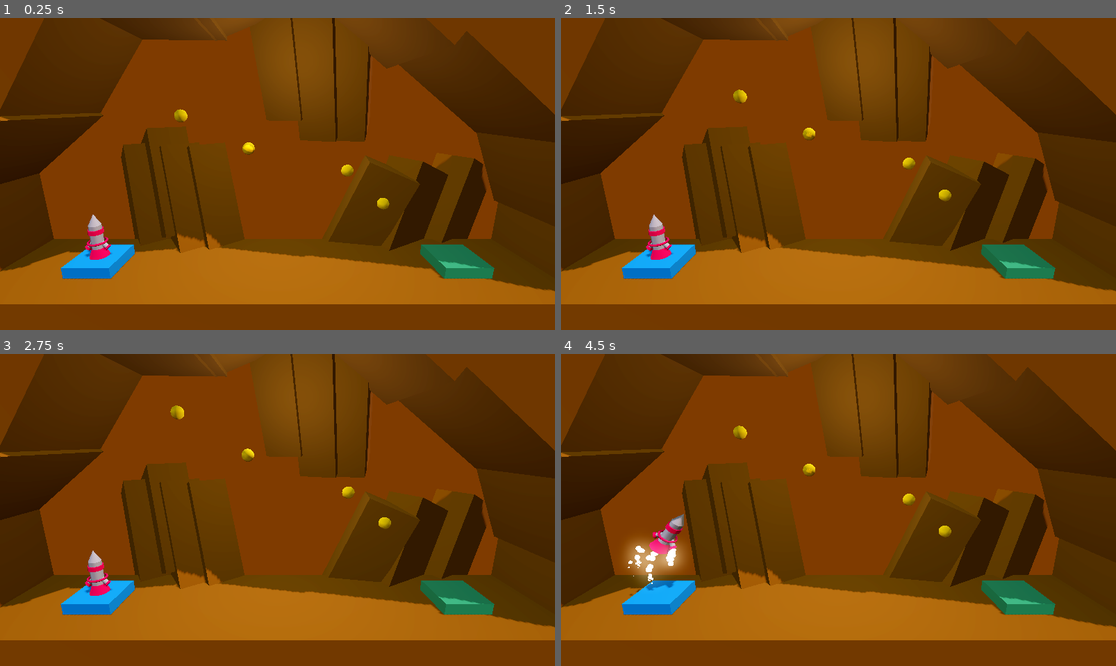
Above: before the commit, frames 1-4 (two rows, left to right).
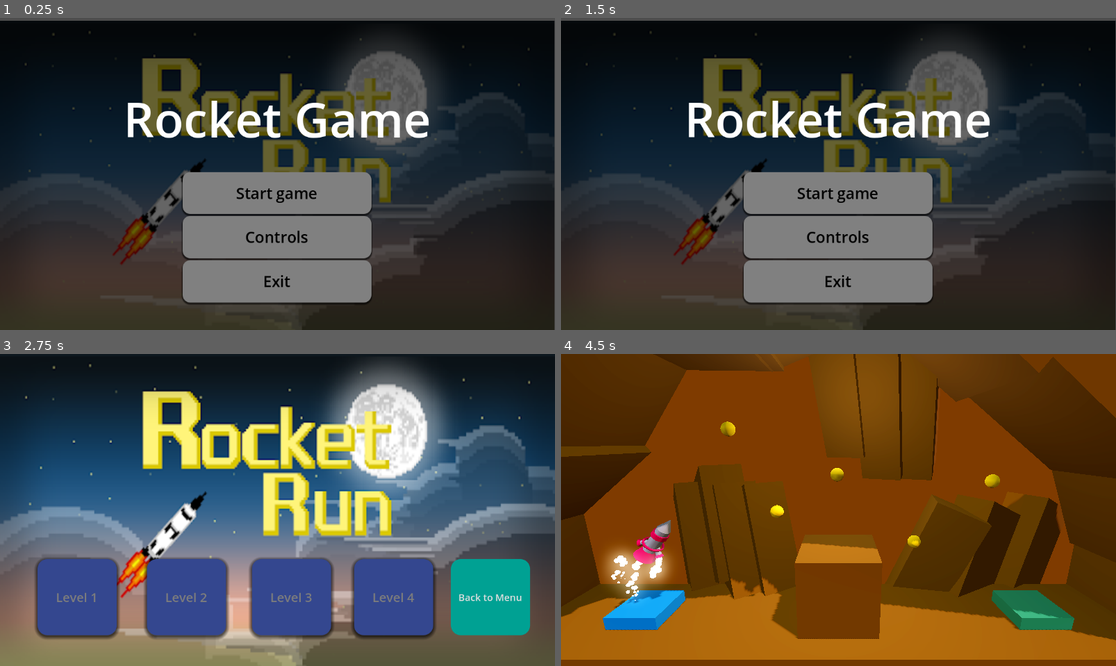
Above: after the commit, the same moments.

Repository: soltansoltanlucian-ux/SoltanLucian-BOOSTGAME
Game: Godot game, scene res://UI/main_menu.tscn
Two runs of this game, one before a commit and one after it. Both use one fixed random seed, a clock stepped at 60 frames per second and the inputs below. Before the commit the project starts from res://Levels/level_1.tscn.
Inputs (mouse positions are in pixels of both pictures, inside the frame that each line leads up to):
- Up to frame 1 (0.25 s): no input
- Up to frame 2 (1.5 s): click (838, 236) at 0.5 s, where only the run after the commit has a clickable "Controls"; click (588, 52) at 1.25 s, where only the run after the commit has a clickable "Back"
- Up to frame 3 (2.75 s): click (277, 528) at 2 s, where only the run after the commit has a clickable "Start game"
- Up to frame 4 (4.5 s): click (749, 597) at 2.75 s, where only the run after the commit has a clickable "Level 2"; hold D (rotate_right) 3.53-4.28 s; hold Space (boost) 3.53-4.28 s; hold A (rotate_left) from 4.28 s (still down); tap Space (boost) at 4.35 s

The runs differ from the first frame. In frame 1, 100% of the frame differs, in the area x 0-100%, y 0-100%; in frame 2, 100%; in frame 3, 100%; in frame 4, 29%.

Commit message:
Adăugarea funcționalității butoanelor și finalizarea interfețelor (meniu, selectare nivel, controls). Implementare layout Controls creat în Figma.

Diff:
--- a/Scripts/score_board.gd
+++ b/Scripts/score_board.gd
@@ -19,4 +19,4 @@
 	)
 
 func _on_button_2_pressed() -> void:
-	get_tree().quit()
+	get_tree().change_scene_to_file("res://UI/level_select.tscn.tscn")
--- /dev/null
+++ b/UI/control(keyboard).gd
@@ -0,0 +1,5 @@
+extends Control
+
+
+func _on_back_button_pressed() -> void:
+	get_tree().change_scene_to_file("res://UI/main_menu.tscn")
--- /dev/null
+++ b/UI/control(keyboard).tscn
@@ -0,0 +1,45 @@
+[gd_scene load_steps=5 format=3 uid="uid://chmb44cr8tedr"]
+
+[ext_resource type="Texture2D" uid="uid://cvgm1x1urkm3" path="res://UI/Figma.png" id="1_41j40"]
+[ext_resource type="Script" uid="uid://b8cbyslsh8302" path="res://UI/control(keyboard).gd" id="1_hujff"]
+
+[sub_resource type="StyleBoxTexture" id="StyleBoxTexture_hujff"]
+texture = ExtResource("1_41j40")
+
+[sub_resource type="StyleBoxFlat" id="StyleBoxFlat_41j40"]
+bg_color = Color(1, 1, 1, 1)
+corner_radius_top_left = 16
+corner_radius_top_right = 16
+corner_radius_bottom_right = 16
+corner_radius_bottom_left = 16
+shadow_color = Color(0.52723414, 0.4945963, 0.37250528, 0.6)
+
+[node name="Control(Keyboard)" type="Control"]
+layout_mode = 3
+anchors_preset = 15
+anchor_right = 1.0
+anchor_bottom = 1.0
+grow_horizontal = 2
+grow_vertical = 2
+script = ExtResource("1_hujff")
+
+[node name="Panel" type="Panel" parent="."]
+layout_mode = 1
+anchors_preset = 15
+anchor_right = 1.0
+anchor_bottom = 1.0
+grow_horizontal = 2
+grow_vertical = 2
+theme_override_styles/panel = SubResource("StyleBoxTexture_hujff")
+
+[node name="BackButton" type="Button" parent="Panel"]
+layout_mode = 0
+offset_left = 20.0
+offset_top = 44.0
+offset_right = 93.0
+offset_bottom = 102.0
+theme_override_colors/font_color = Color(0, 0, 0, 1)
+theme_override_styles/normal = SubResource("StyleBoxFlat_41j40")
+text = "Back"
+
+[connection signal="pressed" from="Panel/BackButton" to="." method="_on_back_button_pressed"]
--- /dev/null
+++ b/UI/level_select.tscn.gd
@@ -0,0 +1,26 @@
+extends Control
+
+
+func _on_button_1_pressed() -> void:
+	get_tree().change_scene_to_file("res://Levels/level_1.tscn")
+
+
+
+func _on_button_2_pressed() -> void:
+	get_tree().change_scene_to_file("res://Levels/level_2.tscn")
+
+
+
+
+func _on_button_3_pressed() -> void:
+	get_tree().change_scene_to_file("res://Levels/level_3.tscn")
+
+
+
+func _on_button_4_pressed() -> void:
+	get_tree().change_scene_to_file("res://Levels/level_4.tscn")
+
+
+
+func _on_button_5_pressed() -> void:
+	get_tree().change_scene_to_file("res://UI/main_menu.tscn")
--- a/UI/level_select.tscn.tscn
+++ b/UI/level_select.tscn.tscn
@@ -1,6 +1,7 @@
-[gd_scene load_steps=5 format=3 uid="uid://scivu6epvp4y"]
+[gd_scene load_steps=6 format=3 uid="uid://scivu6epvp4y"]
 
-[ext_resource type="Texture2D" uid="uid://rw1ux2xu12e0" path="res://UI/unnamed.png" id="1_ffrn0"]
+[ext_resource type="Script" uid="uid://blnxa4mu51qom" path="res://UI/level_select.tscn.gd" id="1_61ju5"]
+[ext_resource type="Texture2D" uid="uid://rw1ux2xu12e0" path="res://UI/ImageINterface.png" id="1_ffrn0"]
 
 [sub_resource type="StyleBoxTexture" id="StyleBoxTexture_61ju5"]
 texture = ExtResource("1_ffrn0")
@@ -28,6 +29,7 @@
 anchor_bottom = 1.0
 grow_horizontal = 2
 grow_vertical = 2
+script = ExtResource("1_61ju5")
 
 [node name="Panel" type="Panel" parent="."]
 layout_mode = 1
@@ -38,7 +40,7 @@
 grow_vertical = 2
 theme_override_styles/panel = SubResource("StyleBoxTexture_61ju5")
 
-[node name="Button" type="Button" parent="Panel"]
+[node name="Button1" type="Button" parent="Panel"]
 modulate = Color(0.68307734, 0.6830774, 0.68307734, 1)
 self_modulate = Color(0.8217887, 0.82178867, 0.82178867, 1)
 layout_mode = 1
@@ -53,21 +55,6 @@
 theme_override_font_sizes/font_size = 26
 theme_override_styles/normal = SubResource("StyleBoxFlat_jcxcg")
 text = "Level 1"
-metadata/_edit_group_ = true
-
-[node name="Button5" type="Button" parent="Panel"]
-layout_mode = 1
-anchors_preset = 4
-anchor_top = 0.5
-anchor_bottom = 0.5
-offset_left = 936.0
-offset_top = 102.0
-offset_right = 1100.1826
-offset_bottom = 260.0
-grow_vertical = 2
-theme_override_font_sizes/font_size = 20
-theme_override_styles/normal = SubResource("StyleBoxFlat_a8ipw")
-text = "Back to Menu"
 metadata/_edit_group_ = true
 
 [node name="Button2" type="Button" parent="Panel"]
@@ -120,3 +107,24 @@
 theme_override_styles/normal = SubResource("StyleBoxFlat_jcxcg")
 text = "Level 4"
 metadata/_edit_group_ = true
+
+[node name="Button5" type="Button" parent="Panel"]
+layout_mode = 1
+anchors_preset = 4
+anchor_top = 0.5
+anchor_bottom = 0.5
+offset_left = 936.0
+offset_top = 102.0
+offset_right = 1100.1826
+offset_bottom = 260.0
+grow_vertical = 2
+theme_override_font_sizes/font_size = 20
+theme_override_styles/normal = SubResource("StyleBoxFlat_a8ipw")
+text = "Back to Menu"
+metadata/_edit_group_ = true
+
+[connection signal="pressed" from="Panel/Button1" to="." method="_on_button_1_pressed"]
+[connection signal="pressed" from="Panel/Button2" to="." method="_on_button_2_pressed"]
+[connection signal="pressed" from="Panel/Button3" to="." method="_on_button_3_pressed"]
+[connection signal="pressed" from="Panel/Button4" to="." method="_on_button_4_pressed"]
+[connection signal="pressed" from="Panel/Button5" to="." method="_on_button_5_pressed"]
--- a/UI/main_menu.gd
+++ b/UI/main_menu.gd
@@ -3,3 +3,12 @@
 
 func _on_exit_pressed():
 	get_tree().quit()
+
+
+func _on_start_game_pressed() -> void:
+	get_tree().change_scene_to_file("res://UI/level_select.tscn.tscn")
+
+
+
+func _on_controls_pressed() -> void:
+	get_tree().change_scene_to_file("res://UI/control(keyboard).tscn")
--- a/UI/main_menu.tscn
+++ b/UI/main_menu.tscn
@@ -1,6 +1,6 @@
 [gd_scene load_steps=11 format=3 uid="uid://ddpf2ydqc31sa"]
 
-[ext_resource type="Texture2D" uid="uid://rw1ux2xu12e0" path="res://UI/unnamed.png" id="1_p8ccj"]
+[ext_resource type="Texture2D" uid="uid://rw1ux2xu12e0" path="res://UI/ImageINterface.png" id="1_p8ccj"]
 [ext_resource type="Script" uid="uid://cmxyoiyfue6iy" path="res://UI/main_menu.gd" id="1_tk8dj"]
 
 [sub_resource type="StyleBoxTexture" id="StyleBoxTexture_tk8dj"]
@@ -172,4 +172,6 @@
 theme_override_font_sizes/font_size = 100
 text = "Rocket Game"
 
+[connection signal="pressed" from="VBoxContainer/Start Game" to="." method="_on_start_game_pressed"]
+[connection signal="pressed" from="VBoxContainer/Controls" to="." method="_on_controls_pressed"]
 [connection signal="pressed" from="VBoxContainer/Exit" to="." method="_on_exit_pressed"]
--- /dev/null
+++ b/UI/new_gd_script.gd
@@ -0,0 +1,79 @@
+class_name control_settings extends Control
+
+@export var CONTROLLIST : VBoxContainer
+@export var TEMPLATE : control_row
+@export var SAVEBUTTON : Button
+@export var STATUS : RichTextLabel
+@export var STATUSUNSAVED : String = "Warning: Changes unsaved!"
+@export var STATUSSAVED : String = "Changes saved!"
+var controls : Array[StringName]
+var controlRows : Array[control_row]
+var controls_changed : bool = false
+
+
+# Called when the node enters the scene tree for the first time.
+func _ready() -> void:
+	get_controls()
+	populate_menu()
+	STATUS.visible = false
+	CONTROLLIST.move_child(SAVEBUTTON,CONTROLLIST.get_child_count())
+	self.process_mode = Node.PROCESS_MODE_ALWAYS
+
+
+# Called every frame. 'delta' is the elapsed time since the previous frame.
+func _process(delta: float) -> void:
+	pass
+
+
+func get_controls() -> void:
+	for action: String in InputMap.get_actions():
+		if not action.contains("ui_"):
+			controls.append(action)
+
+
+func populate_menu() -> void:
+	for row: String in controls:
+		var newRow = TEMPLATE.duplicate()
+		newRow.name = row
+		CONTROLLIST.add_child(newRow)
+		controlRows.append(newRow)
+	TEMPLATE.visible = false
+
+
+func disable_controls() -> void:
+	STATUS.visible = false
+	self.visible = false
+	self.process_mode = Node.PROCESS_MODE_DISABLED
+
+
+
+func enable_controls() -> void:
+	self.visible = true
+	self.process_mode = Node.PROCESS_MODE_ALWAYS
+	update_row_text()
+
+
+func save_new_controls() -> void:
+	for row: control_row in controlRows:
+		row.update_InputMap()
+
+
+func update_row_text() -> void:
+	for row: control_row in controlRows:
+		row.label_buttons()
+
+
+func update_status(status_msg : String) -> void:
+	STATUS.text = status_msg
+	STATUS.visible = true
+
+
+func _on_save_pressed() -> void:
+	if controls_changed :
+		update_status(STATUSSAVED)
+		save_new_controls()
+
+
+func _on_row_key_changed() -> void:
+	update_status(STATUSUNSAVED)
+	controls_changed = true
--- a/icon.svg
+++ /dev/null
@@ -1 +0,0 @@
-<svg height="128" width="128" xmlns="http://www.w3.org/2000/svg"><rect x="2" y="2" width="124" height="124" rx="14" fill="#363d52" stroke="#212532" stroke-width="4"/><g transform="scale(.101) translate(122 122)"><g fill="#fff"><path d="M105 673v33q407 354 814 0v-33z"/><path d="m105 673 152 14q12 1 15 14l4 67 132 10 8-61q2-11 15-15h162q13 4 15 15l8 61 132-10 4-67q3-13 15-14l152-14V427q30-39 56-81-35-59-83-108-43 20-82 47-40-37-88-64 7-51 8-102-59-28-123-42-26 43-46 89-49-7-98 0-20-46-46-89-64 14-123 42 1 51 8 102-48 27-88 64-39-27-82-47-48 49-83 108 26 42 56 81zm0 33v39c0 276 813 276 814 0v-39l-134 12-5 69q-2 10-14 13l-162 11q-12 0-16-11l-10-65H446l-10 65q-4 11-16 11l-162-11q-12-3-14-13l-5-69z" fill="#478cbf"/><path d="M483 600c0 34 58 34 58 0v-86c0-34-58-34-58 0z"/><circle cx="725" cy="526" r="90"/><circle cx="299" cy="526" r="90"/></g><g fill="#414042"><circle cx="307" cy="532" r="60"/><circle cx="717" cy="532" r="60"/></g></g></svg>
--- a/project.godot
+++ b/project.godot
@@ -12,7 +12,7 @@
 
 config/name="Soltan Lucian Game"
 config/version="1.0.0.0"
-run/main_scene="res://Levels/level_1.tscn"
+run/main_scene="uid://ddpf2ydqc31sa"
 config/features=PackedStringArray("4.5", "Forward Plus")
 config/icon="res://project-icon.png"
 config/macos_native_icon="res://Icon-ICO.ico"
Binary file added: UI/Figma.png
Not shown, changed: UI/Figma.png.import
Renamed: UI/unnamed.png -> UI/ImageINterface.png
Not shown, changed: UI/ImageINterface.png.import
Not shown, added: UI/control(keyboard).gd.uid
Not shown, added: UI/level_select.tscn.gd.uid
Not shown, added: UI/new_gd_script.gd.uid
